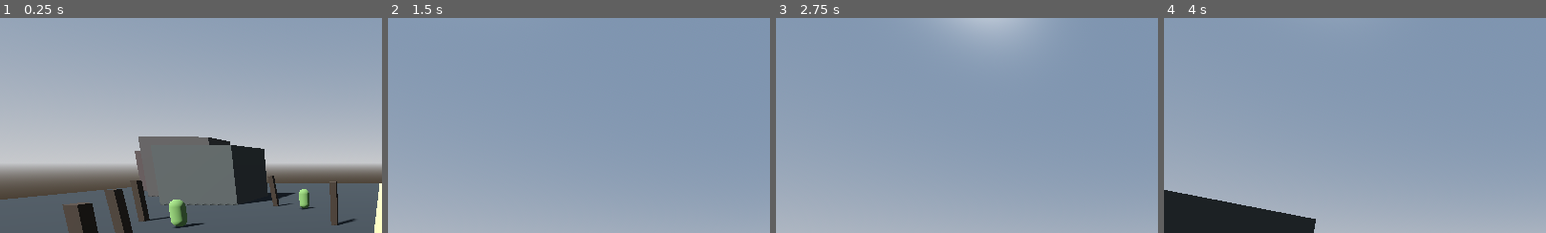
Above: before the commit, frames 1-4 (left to right).
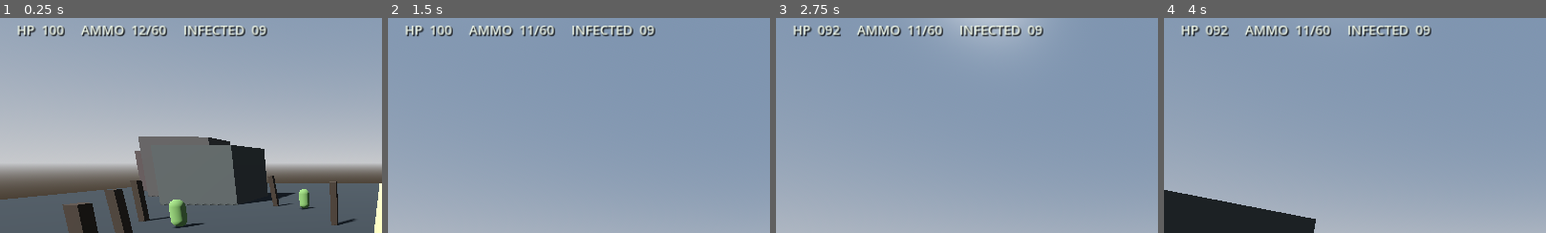
Above: after the commit, the same moments.

Repository: aljunatis40-alt/zombie-world-survivor
Game: Godot game, scene res://scenes/main.tscn
Two runs of this game, one before a commit and one after it. Both use one fixed random seed, a clock stepped at 60 frames per second and the inputs below.
Inputs (mouse positions are % of the whole screen's width and height, from its top left):
- Up to frame 1 (0.25 s): no input
- Up to frame 2 (1.5 s): click "FIRE" at 0.5 s; move the mouse to (55, 50) at 1.27 s; hold W (move_forward) from 1.28 s (still down); hold Shift (sprint) from 1.28 s (still down)
- Up to frame 3 (2.75 s): keep holding W (move_forward); move the mouse to (45, 50) at 2.02 s; release Shift (sprint) at 2.03 s; tap Shift (sprint) at 2.1 s
- Up to frame 4 (4 s): keep holding W (move_forward); move the mouse to (52, 48) at 2.77 s; hold Shift (sprint) 2.78-3.53 s; move the mouse to (49, 52) at 3.52 s; tap Shift (sprint) at 3.6 s
The pictures show only the part of the screen within x 0-50%, y 2-52%; the shares and areas given below are measured in that part.

The runs differ from the first frame. In frame 1, 1.9% of the frame differs, in the area x 4-70%, y 3-9%; in frame 2, 1.9%; in frame 3, 1.9%; in frame 4, 1.9%.
Error before the commit: Invalid call to function 'set_status' in base 'Control (hud.gd)'. Expected 4 arguments. (res://scripts/game.gd:47)

Commit message:
Show reload state in mobile HUD

Diff:
--- a/scripts/hud.gd
+++ b/scripts/hud.gd
@@ -91,9 +91,10 @@
 func _find_player() -> void:
 	player_ref = get_parent().get_node_or_null("Survivor")
 
-func set_status(health: int, zombie_count: int, ammo: int, reserve: int) -> void:
+func set_status(health: int, zombie_count: int, ammo: int, reserve: int, reloading: bool = false) -> void:
 	if is_instance_valid(status_label):
-		status_label.text = "HP  %03d     AMMO  %02d/%02d     INFECTED  %02d" % [health, ammo, reserve, zombie_count]
+		var reload_text := "     RELOADING..." if reloading else ""
+		status_label.text = "HP  %03d     AMMO  %02d/%02d     INFECTED  %02d%s" % [health, ammo, reserve, zombie_count, reload_text]
 
 func _is_over_action_button(point: Vector2) -> bool:
 	for button in [fire_button, reload_button, jump_button, sprint_button]:
